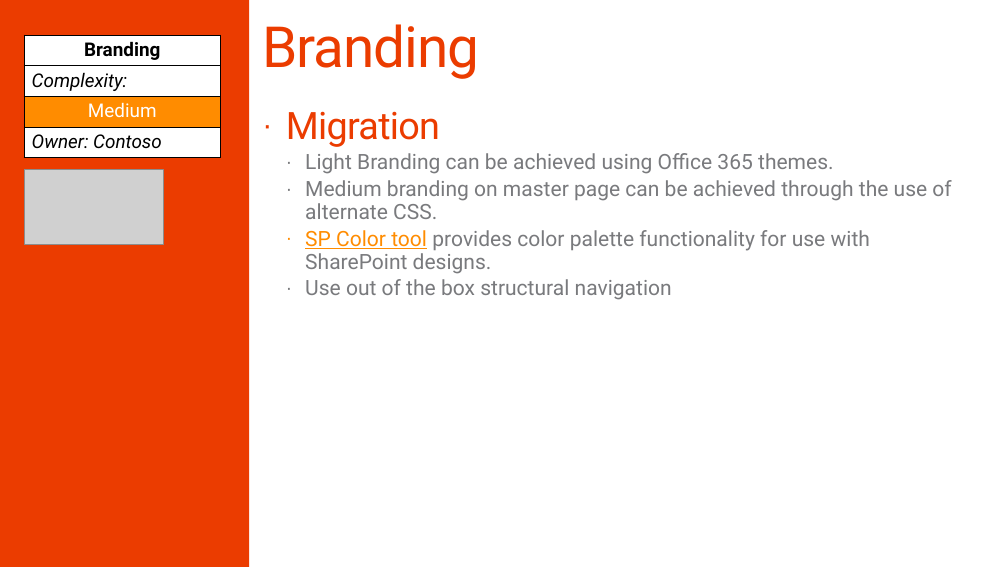
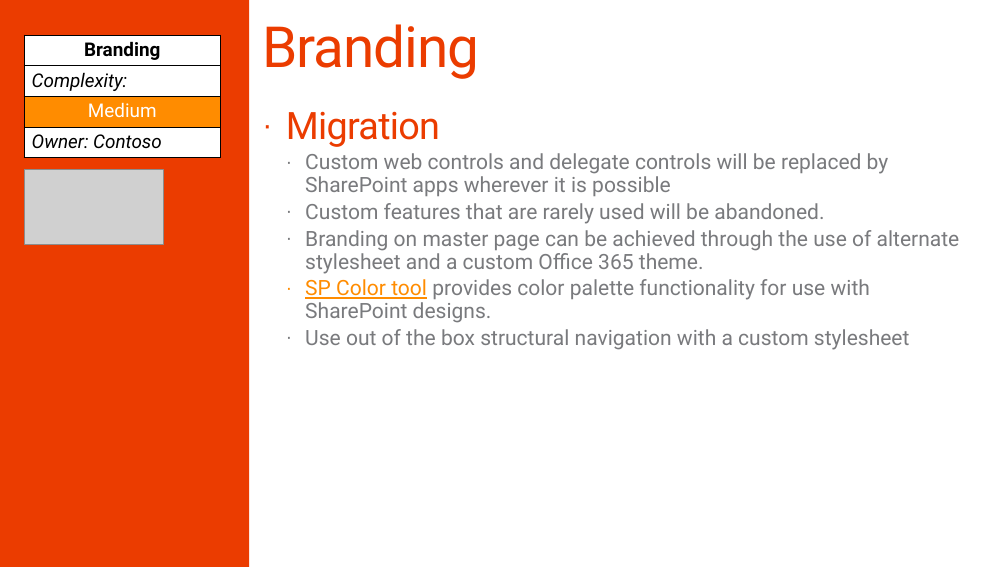
Before and after one commit to SharePoint/PnP-Guidance, a slide deck: slide 20 of PnP Transformation Process/Samples/PnP Transformation - Solution Assessment Report - Contoso.pptx (slide 21 before the commit). Drawn at 1008x567 pixels with LibreOffice and Linux fonts; fonts in the diff are those of the drawing; grey boxes stand for pictures; background and template pictures are left out. Boxes give left, top, right and bottom in pixels: in the first picture for what was removed or moved away, otherwise in the second. Text is boxed around its words. In the diff, an @@ line names an element or a change of style, - is before the commit and + after.

```diff
--- a/PnP Transformation Process/Samples/PnP Transformation - Solution Assessment Report - Contoso.pptx
+++ b/PnP Transformation Process/Samples/PnP Transformation - Solution Assessment Report - Contoso.pptx
@@ text at <box>305,153,960,274</box>: text changed @@
-  · Light Branding can be achieved using Office 365 themes.
-  · Medium branding on master page can be achieved through the use of alternate CSS.
+  · Custom web controls and delegate controls will be replaced by SharePoint apps wherever it is possible
+  · Custom features that are rarely used will be abandoned.
+  · Branding on master page can be achieved through the use of alternate stylesheet and a custom Office 365 theme.
@@ text at <box>305,329,909,350</box>: text changed @@
-  · Use out of the box structural navigation
+  · Use out of the box structural navigation with a custom stylesheet
```
Also in this commit, not shown: 12 other slides changed, 3 other files.
